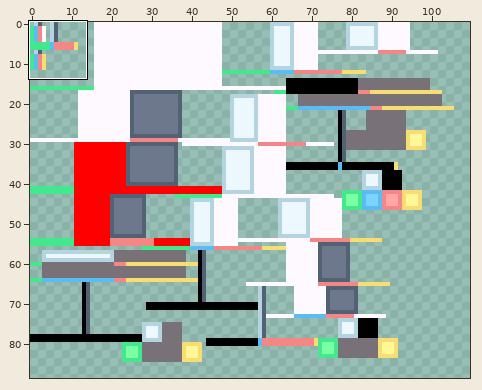
Sprite sheet, stored at src/main/resources/assets/customizable-drones/bbmodel/drone.png. The picture above shows the old version from afar; the outline marks the close-up.
Close-up. Old version:
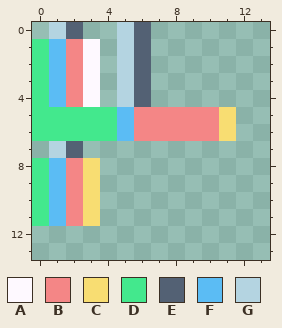
The file is 128x128 pixels. Shown: x 0..13, y 0..13. The wide view leaves out empty margins. The commit also changed other parts of the picture, which this record leaves out.
Palette (. is transparent): A #fef9ff  B #f48686  C #f8dd72  D #43e88d  E #536174  F #5bbcf4  G #b4d4e1
Pixels before, first column x 0:
 0 .GE..GE.....
 1 DFBA.GE.....
 2 DFBA.GE.....
 3 DFBA.GE.....
 4 DFBA.GE.....
 5 DDDDDFBBBBBC
 6 DDDDDFBBBBBC
 7 .GE.........
 8 DFBC........
 9 DFBC........
10 DFBC........
11 DFBC........
New version:
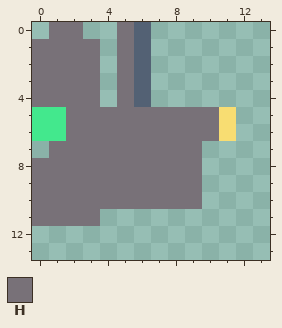
Colours new in this view: H #787178
The exact change:
The edit adds colour H in row 7 at x 3 to 9; in rows 8 to 10 at x 4 to 9.
Colour A gives way to colour H in rows 1 to 4 at x 3.
Colour B gives way to colour H in rows 1 to 4 at x 2; in rows 5 to 6 at x 6 to 10; in rows 8 to 11 at x 2.
Colour C gives way to colour H in rows 8 to 11 at x 3.
Colour D gives way to colour H in rows 1 to 4 at x 0; in rows 5 to 6 at x 2 to 4; in rows 8 to 11 at x 0.
Colour E gives way to colour H in row 0 at x 2; in row 7 at x 2.
Colour F gives way to colour H in rows 1 to 4 at x 1; in rows 5 to 6 at x 5; in rows 8 to 11 at x 1.
Colour G gives way to colour H in row 0 at x 1 and 5; in rows 1 to 4 at x 5; in row 7 at x 1.
Changed places in both close-ups, as pixel boxes (x1, y1, x2, y2):
changed: (32, 22, 219, 226)
